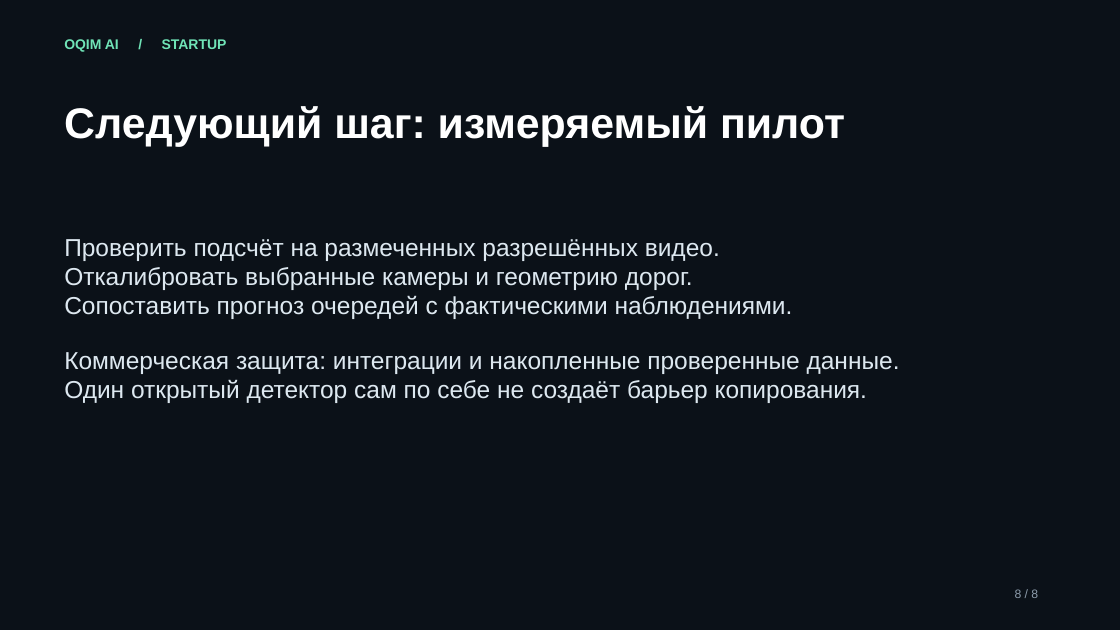
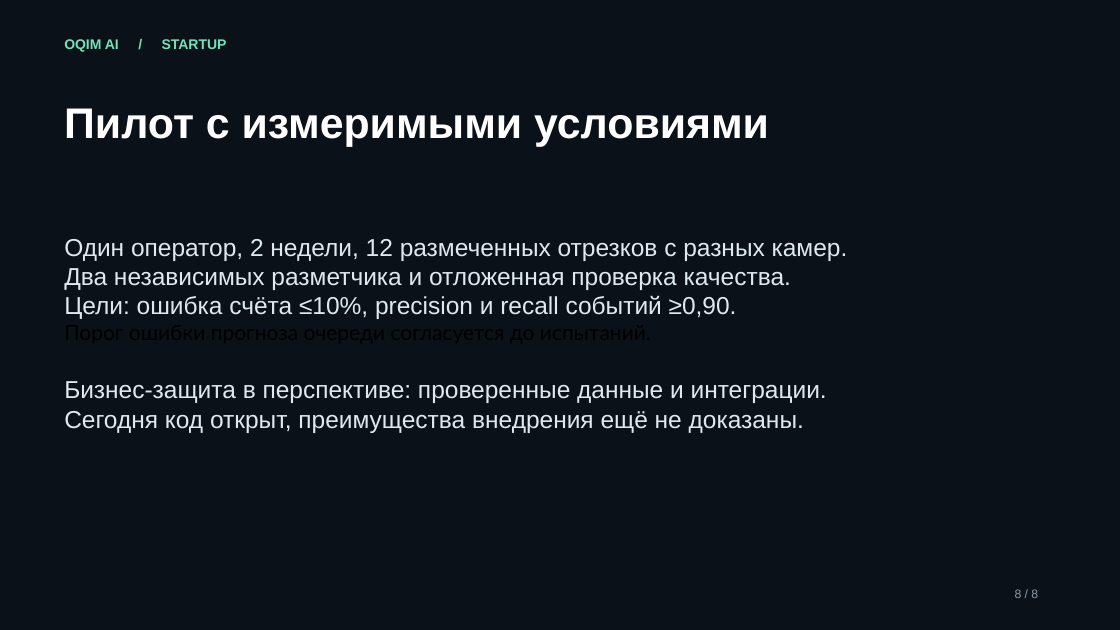
Before and after one commit to baytoooo/oqim-ai, a slide deck: slide 8 of DEFENSE.pptx. Drawn at 1120x630 pixels with LibreOffice and Linux fonts; fonts in the diff are those of the drawing. Boxes give left, top, right and bottom in pixels: in the first picture for what was removed or moved away, otherwise in the second. Text is boxed around its words. In the diff, an @@ line names an element or a change of style, - is before the commit and + after.

```diff
--- a/DEFENSE.pptx
+++ b/DEFENSE.pptx
@@ text at (64,108,769,147): text changed @@
-Следующий шаг: измеряемый пилот
+Пилот с измеримыми условиями
@@ text at (64,239,848,433): text changed @@
-Проверить подсчёт на размеченных разрешённых видео.
-Откалибровать выбранные камеры и геометрию дорог.
-Сопоставить прогноз очередей с фактическими наблюдениями.
-Коммерческая защита: интеграции и накопленные проверенные данные.
-Один открытый детектор сам по себе не создаёт барьер копирования.
+Один оператор, 2 недели, 12 размеченных отрезков с разных камер.
+Два независимых разметчика и отложенная проверка качества.
+Цели: ошибка счёта ≤10%, precision и recall событий ≥0,90.
+Порог ошибки прогноза очереди согласуется до испытаний.
+Бизнес-защита в перспективе: проверенные данные и интеграции.
+Сегодня код открыт, преимущества внедрения ещё не доказаны.
```
Also in this commit, not shown: 5 other slides changed, 2 slides added, 2 slides removed, 24 other files.
